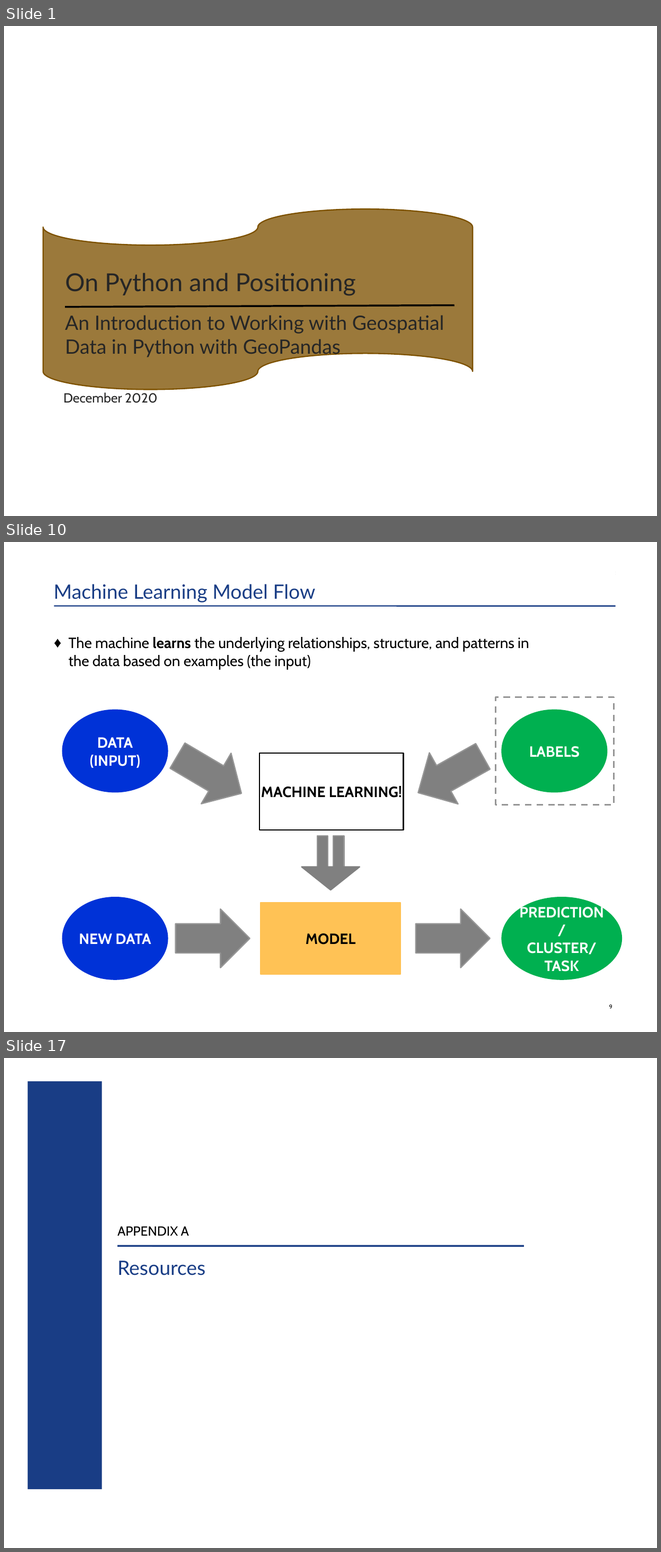
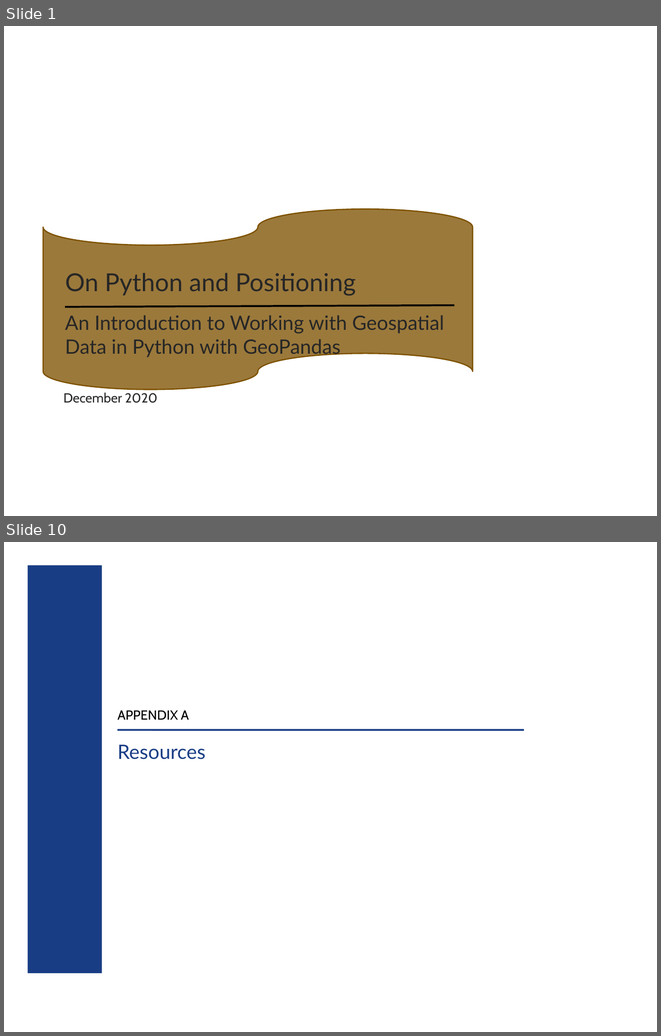
Before and after one commit to HKuz/Geospatial_Overview, a slide deck: BOS-PY_Presentation/OverviewOfUsingGeospatialDataInPython.pptx. Shown one above the other, each under a label of ours: slides 1, 10 and 17 before the commit, slides 1 and 10 after it; the slides between them are not shown. The pictures are 661x1552 and 661x1036 pixels, drawn with LibreOffice and Linux fonts; fonts in the diff are those of the drawing; background and template pictures are left out. Boxes give left, top, right and bottom in pixels: in the first picture for what was removed or moved away, otherwise in the second. Text is boxed around its words. In the diff, an @@ line names an element or a change of style, - is before the commit and + after.

```diff
--- a/BOS-PY_Presentation/OverviewOfUsingGeospatialDataInPython.pptx
+++ b/BOS-PY_Presentation/OverviewOfUsingGeospatialDataInPython.pptx
@@ slide 10 removed at [4,542,657,1032], background #FFFFFF @@
@@ title removed at [54,542,616,603] @@
-Machine Learning Model Flow
@@ line removed from (54, 606) to (616, 606) @@
@@ text removed at [69,637,529,669] @@
-    ♦ The machine learns the underlying relationships, structure, and patterns in the data based on examples (the input)
@@ rectangle removed at [495,697,614,804] @@
@@ ellipse removed at [62,709,168,793] @@
-DATA (INPUT)
@@ ellipse removed at [502,709,608,793] @@
-LABELS
@@ right arrow removed at [163,730,257,819] @@
@@ right arrow removed at [404,731,497,818] @@
@@ rectangle removed at [260,753,404,829] @@
-MACHINE LEARNING!
@@ math equal removed at [308,830,353,873] @@
@@ triangle removed at [301,867,360,890] @@
@@ ellipse removed at [62,897,168,979] @@
-NEW DATA
@@ rectangle removed at [261,902,400,974] @@
-MODEL
@@ ellipse removed at [502,897,622,979] @@
-PREDICTION/
-CLUSTER/
-TASK
@@ right arrow removed at [176,909,250,968] @@
@@ right arrow removed at [416,909,490,968] @@
@@ page number removed at [609,1004,612,1008] @@
-9
@@ what was slide 17 is now slide 10 @@
```
Also in this commit, not shown: 8 slides changed, 6 other slides removed, 16 other files.
